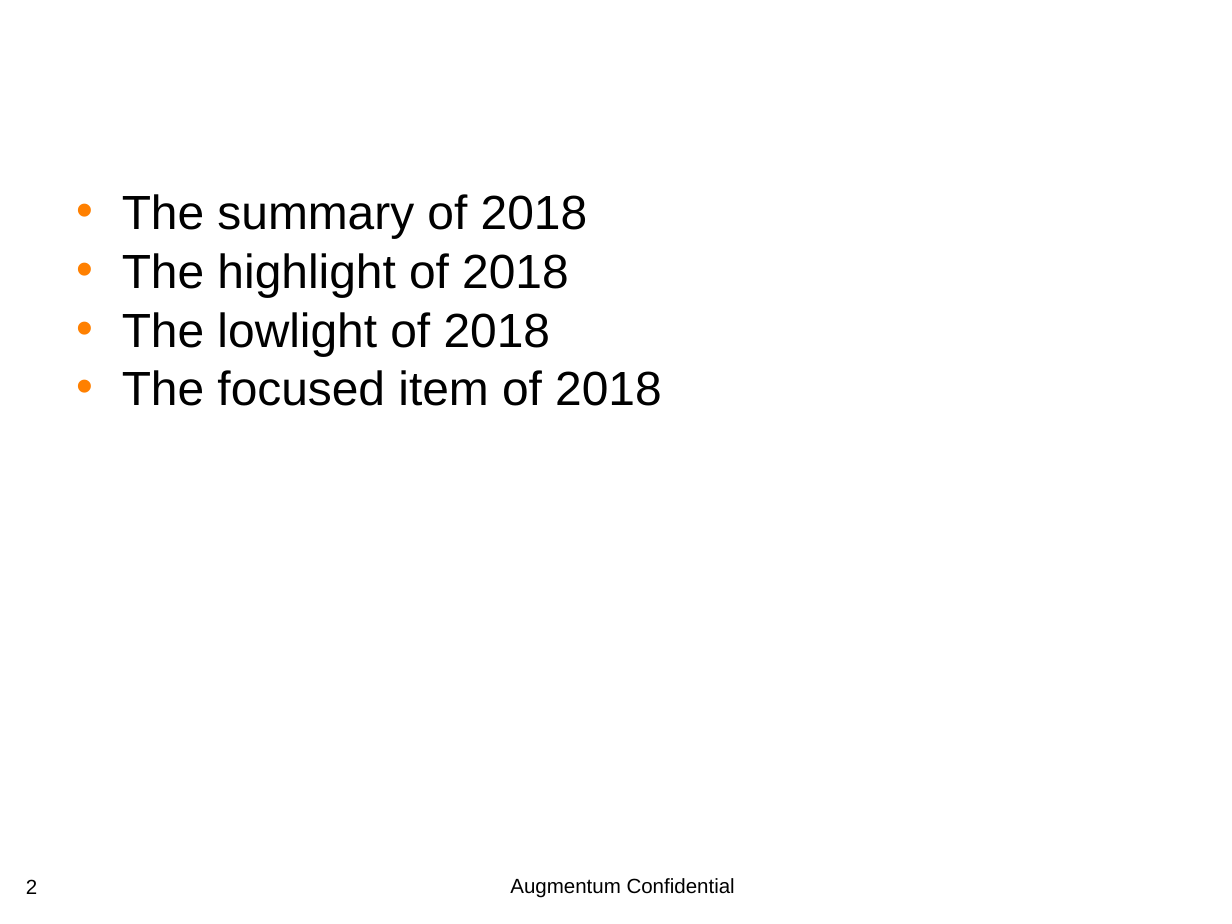
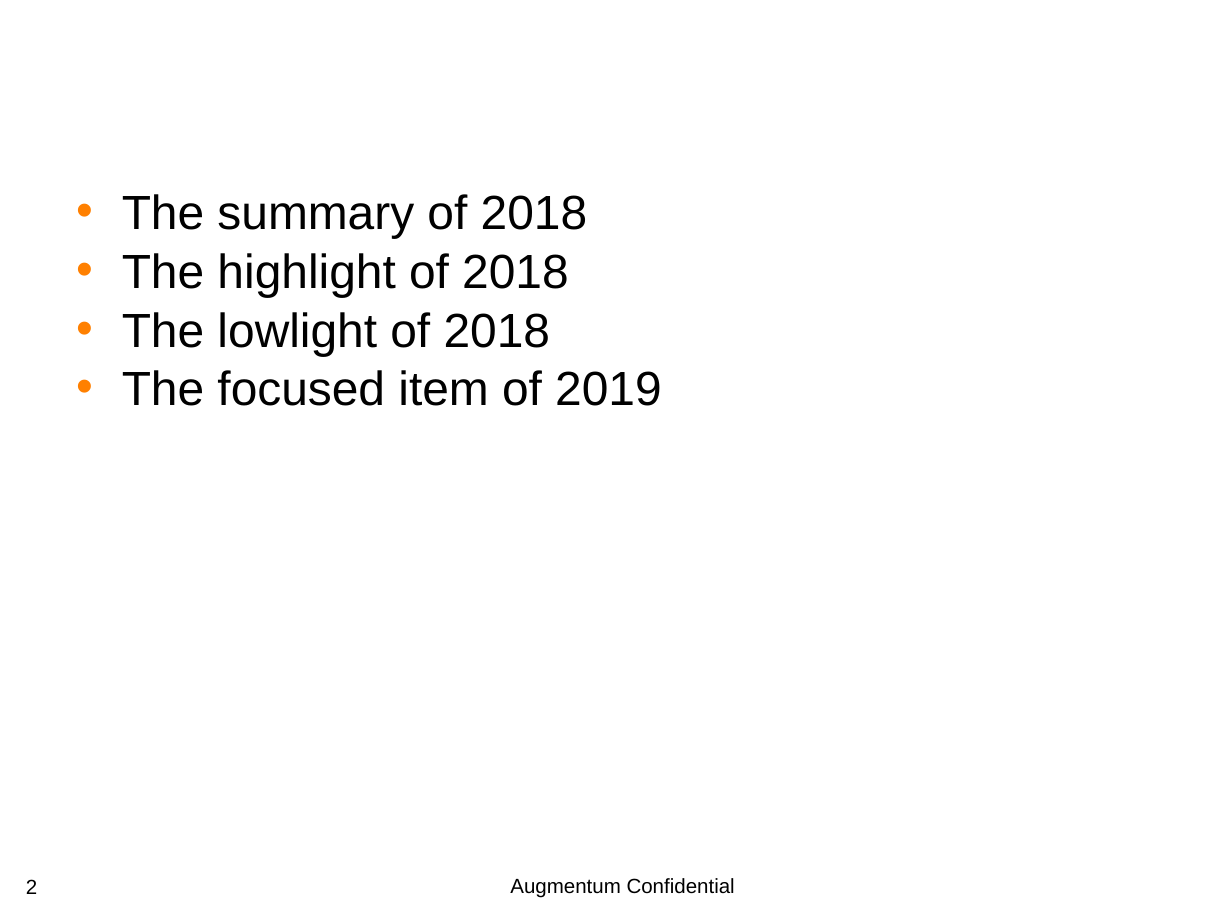
Before and after one commit to CelinaWu9833/Test, a slide deck: slide 2 of AnnualSummary_Moto_CelinaWu_WT01450_2018_V1.ppt. Drawn at 1232x924 pixels with LibreOffice and Linux fonts; fonts in the diff are those of the drawing; background and template pictures are left out. Boxes give left, top, right and bottom in pixels: in the first picture for what was removed or moved away, otherwise in the second. Text is boxed around its words. In the diff, an @@ line names an element or a change of style, - is before the commit and + after.

```diff
--- a/AnnualSummary_Moto_CelinaWu_WT01450_2018_V1.ppt
+++ b/AnnualSummary_Moto_CelinaWu_WT01450_2018_V1.ppt
@@ text at bbox=[122, 370, 662, 406]: text changed @@
-• The focused item of 2018
+• The focused item of 2019
```
Also in this commit, not shown: 3 other slides changed, 1 slide removed, 3 other files.
